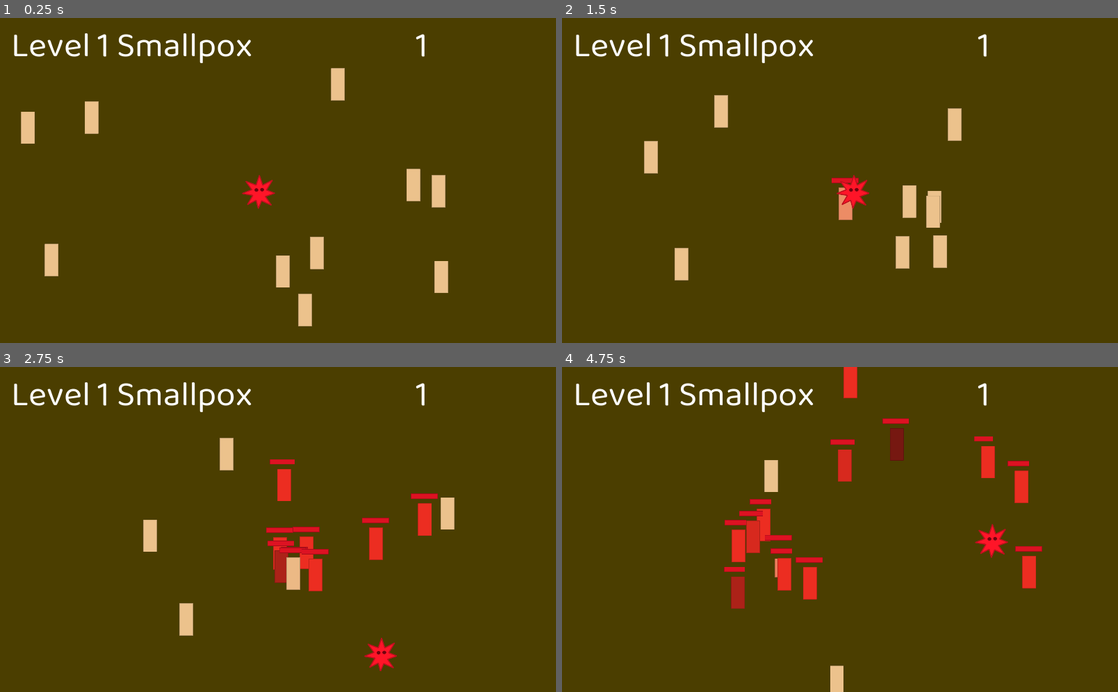
Above: before the commit, frames 1-4 (two rows, left to right).
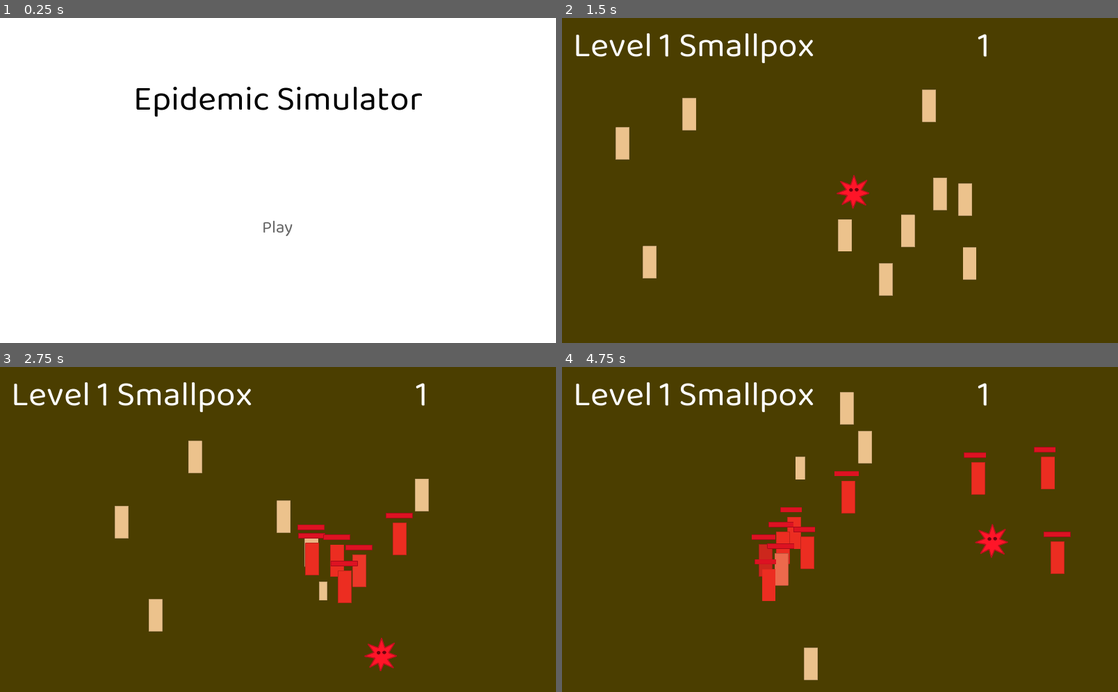
Above: after the commit, the same moments.

Repository: mariothedog/Epidemic-Simulator
Game: Godot game, scene res://UI/Main Menu.tscn
Same seed, same stepped clock (60 frames per second), same inputs: the game is played once before the commit and once after it. Before the commit the project starts from res://Levels/Level.tscn.
Inputs (mouse positions are in pixels of both pictures, inside the frame that each line leads up to):
- Up to frame 1 (0.25 s): no input
- Up to frame 2 (1.5 s): click (840, 229) at 0.5 s, where only the run after the commit has a clickable "Play"; hold D (move_right) from 1.28 s (still down)
- Up to frame 3 (2.75 s): release D (move_right) at 2.03 s; hold S (move_down) from 2.03 s (still down)
- Up to frame 4 (4.75 s): release S (move_down) at 2.78 s; hold D (move_right) 2.78-3.53 s; hold W (move_up) 3.53-4.28 s; hold A (move_left) from 4.28 s (still down)

The runs differ from the first frame. In frame 1, 99% of the frame differs, in the area x 0-100%, y 0-100%; in frame 2, 4.5%; in frame 3, 5.7%; in frame 4, 7.3%.

Commit message:
Added a main menu

Diff:
--- /dev/null
+++ b/UI/Main Menu.gd
@@ -0,0 +1,8 @@
+extends Control
+
+func _on_Button_pressed():
+	_go_to_first_level()
+
+func _go_to_first_level():
+	if get_tree().change_scene("res://Levels/Level.tscn") != OK:
+		print_debug("An error occured while changing to the level scene.")
--- /dev/null
+++ b/UI/Main Menu.tscn
@@ -0,0 +1,69 @@
+[gd_scene load_steps=5 format=2]
+
+[ext_resource path="res://UI/Fonts/BalooDa2-Regular.ttf" type="DynamicFontData" id=1]
+[ext_resource path="res://UI/Main Menu.gd" type="Script" id=2]
+
+[sub_resource type="DynamicFont" id=1]
+size = 64
+font_data = ExtResource( 1 )
+
+[sub_resource type="DynamicFont" id=2]
+size = 32
+font_data = ExtResource( 1 )
+
+[node name="Main Menu" type="Control"]
+anchor_right = 1.0
+anchor_bottom = 1.0
+script = ExtResource( 2 )
+__meta__ = {
+"_edit_use_anchors_": false
+}
+
+[node name="ColorRect" type="ColorRect" parent="."]
+anchor_right = 1.0
+anchor_bottom = 1.0
+
+[node name="MarginContainer" type="MarginContainer" parent="."]
+anchor_right = 1.0
+anchor_bottom = 1.0
+margin_left = 30.0
+margin_top = 100.0
+margin_right = -30.0
+margin_bottom = -32.0
+__meta__ = {
+"_edit_use_anchors_": false
+}
+
+[node name="VBoxContainer" type="VBoxContainer" parent="MarginContainer"]
+margin_right = 964.0
+margin_bottom = 484.0
+custom_constants/separation = 150
+
+[node name="Title" type="Label" parent="MarginContainer/VBoxContainer"]
+margin_right = 964.0
+margin_bottom = 109.0
+custom_fonts/font = SubResource( 1 )
+custom_colors/font_color = Color( 0, 0, 0, 1 )
+text = "Epidemic Simulator"
+align = 1
+
+[node name="CenterContainer" type="CenterContainer" parent="MarginContainer/VBoxContainer"]
+margin_top = 259.0
+margin_right = 964.0
+margin_bottom = 320.0
+
+[node name="Button" type="Button" parent="MarginContainer/VBoxContainer/CenterContainer"]
+margin_left = 447.0
+margin_right = 517.0
+margin_bottom = 61.0
+focus_mode = 0
+size_flags_horizontal = 0
+size_flags_vertical = 0
+custom_fonts/font = SubResource( 2 )
+custom_colors/font_color = Color( 0.396078, 0.396078, 0.396078, 1 )
+custom_colors/font_color_hover = Color( 0.294118, 0.294118, 0.294118, 1 )
+custom_colors/font_color_pressed = Color( 0, 0, 0, 1 )
+enabled_focus_mode = 0
+text = "Play"
+flat = true
+[connection signal="pressed" from="MarginContainer/VBoxContainer/CenterContainer/Button" to="." method="_on_Button_pressed"]
--- a/global.gd
+++ b/global.gd
@@ -86,14 +86,21 @@
 ]
 
 func go_to_next_level():
-	current_level += 1
-	virus_damage = epidemic_damage[current_level-1]
-	virus_spread_chance = epidemic_initial_spread[current_level-1]
-	virus_spread_resistance = epidemic_spread_resistance[current_level-1]
-	virus_pass_down_chance = epidemic_pass_down_chance[current_level-1]
+	if current_level == 11:
+		_go_to_main_menu()
+	else:
+		current_level += 1
+		virus_damage = epidemic_damage[current_level-1]
+		virus_spread_chance = epidemic_initial_spread[current_level-1]
+		virus_spread_resistance = epidemic_spread_resistance[current_level-1]
+		virus_pass_down_chance = epidemic_pass_down_chance[current_level-1]
 
-	restart_level()
+		restart_level()
 
 func restart_level():
 	if get_tree().reload_current_scene() != OK:
 		print_debug("An error occured while reloading the current scene.")
+
+func _go_to_main_menu():
+	if get_tree().change_scene("res://UI/Main Menu.tscn") != OK:
+		print_debug("An error occured while changing to the main menu scene.")
--- a/project.godot
+++ b/project.godot
@@ -16,7 +16,7 @@
 [application]
 
 config/name="Epidemic Simulator"
-run/main_scene="res://Levels/Level.tscn"
+run/main_scene="res://UI/Main Menu.tscn"
 config/icon="res://icon.png"
 
 [autoload]
